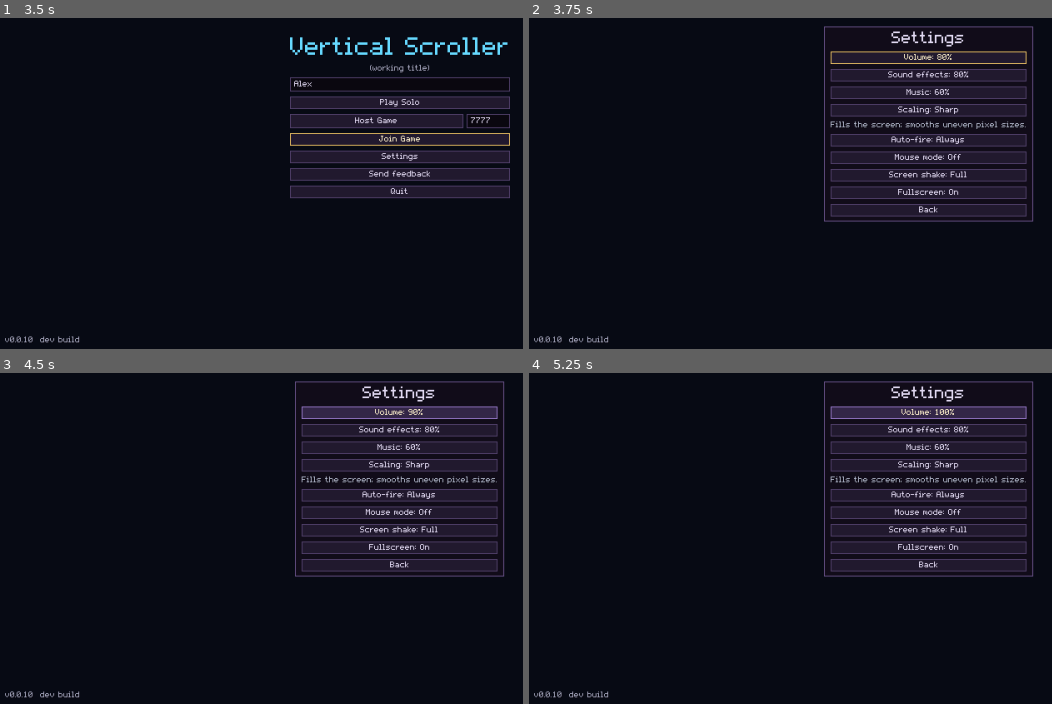
Above: before the commit, frames 1-4 (two rows, left to right).
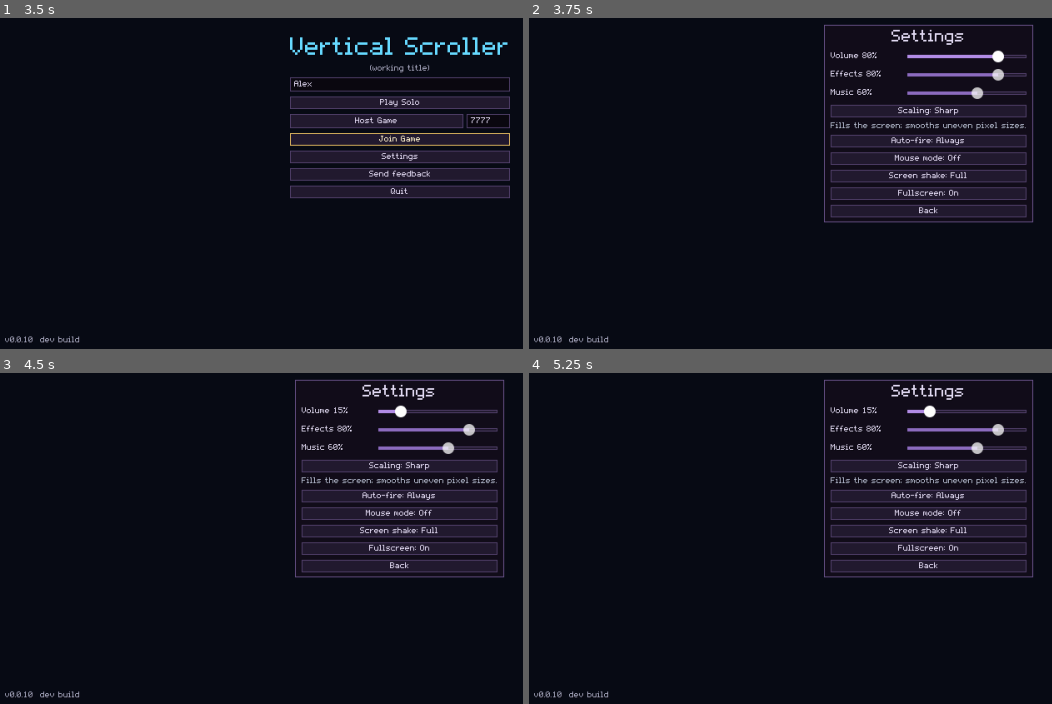
Above: after the commit, the same moments.

Repository: Tristan2828/vertical-scroller
Game: Godot game, scene res://src/main/main.tscn
Same seed, same stepped clock (60 frames per second), same inputs: the game is played once before the commit and once after it.
Inputs (mouse positions are in pixels of both pictures, inside the frame that each line leads up to):
- Up to frame 1 (3.5 s): click (397, 84) at 0.52 s; type "Alex" at 0.6 s; click "Join Game" at 1.25 s; click (381, 137) at 2.02 s; type "12" at 2.1 s; click "Back" at 2.75 s
- Up to frame 2 (3.75 s): click "Settings" at 3.5 s
- Up to frame 3 (4.5 s): click (397, 412) at 4.25 s, where only the run before the commit has a clickable "Volume: 80%"
- Up to frame 4 (5.25 s): click (926, 412) at 5 s, where only the run before the commit has a clickable "Volume: 90%"

Frame 1 is identical in both runs. In frame 2, 6.2% of the frame differs, in the area x 56-97%, y 2-62%; in frame 3, 6.8%; in frame 4, 6.8%.

Commit message:
Settings: volume sliders; settings buttons no longer leave fullscreen
- Settings.apply() only changes the window mode when fullscreen actually changes,
  so a maximized window stays maximized.
- Launch-flag overrides (--window, --scaling, --fire-mode, --mouse-mode) are kept
  aside by Settings.override() and never saved: test runs that closed the
  feedback screen wrote them into the player's settings file.
- Volume, Effects and Music are sliders (gamepad: left / right); Effects plays a
  sample while it moves.

Co-Authored-By: Claude Opus 5.5 <noreply@anthropic.com>

Diff:
--- a/src/autoload/settings.gd
+++ b/src/autoload/settings.gd
@@ -26,6 +26,10 @@
 ## The monitor the game opens on (-1 = not chosen yet: the widest landscape one).
 ## Remembered when the game closes, so moving the window there sticks.
 var screen: int = -1
+
+## Launch-flag overrides (--window, --scaling...) keep the saved value here, so
+## save() never writes a test run's override into the player's settings.
+var _kept: Dictionary[StringName, Variant] = {}
 
 
 func _enter_tree() -> void:
@@ -100,19 +104,30 @@
 	screen = int(config.get_value("video", "screen", screen))
 
 
-func save() -> void:
+func save(path: String = PATH) -> void:
 	var config := ConfigFile.new()
 	config.set_value("audio", "master_volume", master_volume)
 	config.set_value("audio", "sfx_volume", sfx_volume)
 	config.set_value("audio", "music_volume", music_volume)
-	config.set_value("video", "fullscreen", fullscreen)
-	config.set_value("video", "scaling_mode", scaling_mode)
-	config.set_value("controls", "fire_mode", fire_mode)
-	config.set_value("controls", "mouse_mode", mouse_mode)
+	config.set_value("video", "fullscreen", _saved(&"fullscreen"))
+	config.set_value("video", "scaling_mode", _saved(&"scaling_mode"))
+	config.set_value("controls", "fire_mode", _saved(&"fire_mode"))
+	config.set_value("controls", "mouse_mode", _saved(&"mouse_mode"))
 	config.set_value("video", "screen_shake", screen_shake)
 	config.set_value("player", "name", player_name)
 	config.set_value("video", "screen", screen)
-	config.save(PATH)
+	config.save(path)
+
+
+## For this run only (a launch flag): use `value`, but keep saving the old one.
+func override(setting: StringName, value: Variant) -> void:
+	if not _kept.has(setting):
+		_kept[setting] = get(setting)
+	set(setting, value)
+
+
+func _saved(setting: StringName) -> Variant:
+	return _kept.get(setting, get(setting))
 
 
 func shake_strength() -> float:
@@ -135,7 +150,9 @@
 	AudioServer.set_bus_volume_db(_bus(&"SFX"), linear_to_db(sfx_volume))
 	AudioServer.set_bus_volume_db(_bus(&"Music"), linear_to_db(music_volume))
 	if DisplayServer.get_name() != "headless":
-		var mode := DisplayServer.WINDOW_MODE_FULLSCREEN if fullscreen else DisplayServer.WINDOW_MODE_WINDOWED
-		if DisplayServer.window_get_mode() != mode:
-			DisplayServer.window_set_mode(mode)
+		# Only when it changes: a maximized window stays maximized.
+		var current := DisplayServer.window_get_mode()
+		var is_full := current == DisplayServer.WINDOW_MODE_FULLSCREEN or current == DisplayServer.WINDOW_MODE_EXCLUSIVE_FULLSCREEN
+		if fullscreen != is_full:
+			DisplayServer.window_set_mode(DisplayServer.WINDOW_MODE_FULLSCREEN if fullscreen else DisplayServer.WINDOW_MODE_WINDOWED)
 	changed.emit()
--- a/src/main/launch_options.gd
+++ b/src/main/launch_options.gd
@@ -110,10 +110,10 @@
 ## Puts the overrides into Settings (without saving them).
 static func apply_to_settings() -> void:
 	if window_size != Vector2i.ZERO:
-		Settings.fullscreen = false
+		Settings.override(&"fullscreen", false)
 	if scaling_mode >= 0:
-		Settings.scaling_mode = scaling_mode as ScreenFit.Mode
+		Settings.override(&"scaling_mode", scaling_mode as ScreenFit.Mode)
 	if fire_mode >= 0:
-		Settings.fire_mode = fire_mode as FireControl.Mode
+		Settings.override(&"fire_mode", fire_mode as FireControl.Mode)
 	if mouse_mode:
-		Settings.mouse_mode = true
+		Settings.override(&"mouse_mode", true)
--- a/src/ui/settings_panel.gd
+++ b/src/ui/settings_panel.gd
@@ -1,9 +1,9 @@
 class_name SettingsPanel
 extends PanelContainer
-## Volumes, scaling, auto-fire, mouse mode, screen shake and fullscreen. Each
-## button steps through its choices (easy with a gamepad; left / right step a
-## volume down or up). Changes apply immediately and are saved when the panel
-## closes.
+## Volume sliders, then scaling, auto-fire, mouse mode, screen shake and
+## fullscreen: each button steps through its choices (easy with a gamepad;
+## sliders move with left / right). Changes apply immediately and are saved
+## when the panel closes.
 
 signal closed
 
@@ -12,11 +12,12 @@
 	"Fills the screen; smooths uneven pixel sizes.",
 	"Whole-number zoom only; black borders.",
 ]
-const VOLUME_STEP: float = 0.1
-
-@onready var _master: Button = %MasterButton
-@onready var _sfx: Button = %SfxButton
-@onready var _music: Button = %MusicButton
+@onready var _master: HSlider = %MasterSlider
+@onready var _sfx: HSlider = %SfxSlider
+@onready var _music: HSlider = %MusicSlider
+@onready var _master_label: Label = %MasterLabel
+@onready var _sfx_label: Label = %SfxLabel
+@onready var _music_label: Label = %MusicLabel
 @onready var _scaling: Button = %ScalingButton
 @onready var _scaling_hint: Label = %ScalingHint
 @onready var _fire: Button = %FireButton
@@ -28,9 +29,9 @@
 
 func _ready() -> void:
 	hide()
-	_volume_button(_master, &"master_volume")
-	_volume_button(_sfx, &"sfx_volume")
-	_volume_button(_music, &"music_volume")
+	_volume_slider(_master, &"master_volume")
+	_volume_slider(_sfx, &"sfx_volume", &"scrap")
+	_volume_slider(_music, &"music_volume")
 	_shake.pressed.connect(func() -> void:
 		Settings.screen_shake = (Settings.screen_shake + 1) % Settings.SHAKE_NAMES.size()
 		_changed())
@@ -55,22 +56,14 @@
 	_master.grab_focus()
 
 
-## A volume button: press to go up (wrapping to 0 after 100%), left / right to step.
-func _volume_button(button: Button, setting: StringName) -> void:
-	button.pressed.connect(func() -> void:
-		var value: float = Settings.get(setting)
-		Settings.set(setting, 0.0 if value >= 1.0 - 0.001 else step_volume(value, 1))
-		_changed())
-	button.gui_input.connect(func(event: InputEvent) -> void:
-		if event.is_action_pressed("ui_left") or event.is_action_pressed("ui_right"):
-			Settings.set(setting, step_volume(Settings.get(setting), -1 if event.is_action_pressed("ui_left") else 1))
-			_changed()
-			button.accept_event())
-
-
-## One 10% step up or down, kept on whole steps and inside 0..1.
-static func step_volume(value: float, direction: int) -> float:
-	return clampf(snappedf(value + VOLUME_STEP * direction, VOLUME_STEP), 0.0, 1.0)
+## A volume slider (0..1). `preview`: a sound played while it moves, so you
+## hear the new level.
+func _volume_slider(slider: HSlider, setting: StringName, preview: StringName = &"") -> void:
+	slider.value_changed.connect(func(value: float) -> void:
+		Settings.set(setting, value)
+		_changed()
+		if not preview.is_empty():
+			Sfx.play(preview))
 
 
 func close() -> void:
@@ -85,9 +78,10 @@
 
 
 func _refresh() -> void:
-	_master.text = "Volume: %d%%" % roundi(Settings.master_volume * 100.0)
-	_sfx.text = "Sound effects: %d%%" % roundi(Settings.sfx_volume * 100.0)
-	_music.text = "Music: %d%%" % roundi(Settings.music_volume * 100.0)
+	for row: Array in [[_master, _master_label, "Volume", Settings.master_volume],
+			[_sfx, _sfx_label, "Effects", Settings.sfx_volume], [_music, _music_label, "Music", Settings.music_volume]]:
+		(row[0] as HSlider).set_value_no_signal(row[3])
+		(row[1] as Label).text = "%s %d%%" % [row[2], roundi(float(row[3]) * 100.0)]
 	_shake.text = "Screen shake: %s" % Settings.SHAKE_NAMES[Settings.screen_shake]
 	_scaling.text = "Scaling: %s" % SCALING_NAMES[Settings.scaling_mode]
 	_scaling_hint.text = SCALING_HINTS[Settings.scaling_mode]
--- a/src/ui/settings_panel.tscn
+++ b/src/ui/settings_panel.tscn
@@ -16,20 +16,59 @@
 text = "Settings"
 horizontal_alignment = 1
 
-[node name="MasterButton" type="Button" parent="Box"]
+[node name="MasterRow" type="HBoxContainer" parent="Box"]
+layout_mode = 2
+theme_override_constants/separation = 8
+
+[node name="MasterLabel" type="Label" parent="Box/MasterRow"]
 unique_name_in_owner = true
+custom_minimum_size = Vector2(84, 0)
 layout_mode = 2
 text = "Volume"
 
-[node name="SfxButton" type="Button" parent="Box"]
+[node name="MasterSlider" type="HSlider" parent="Box/MasterRow"]
 unique_name_in_owner = true
 layout_mode = 2
-text = "Sound effects"
+size_flags_horizontal = 3
+size_flags_vertical = 4
+max_value = 1.0
+step = 0.05
 
-[node name="MusicButton" type="Button" parent="Box"]
+[node name="SfxRow" type="HBoxContainer" parent="Box"]
+layout_mode = 2
+theme_override_constants/separation = 8
+
+[node name="SfxLabel" type="Label" parent="Box/SfxRow"]
+unique_name_in_owner = true
+custom_minimum_size = Vector2(84, 0)
+layout_mode = 2
+text = "Effects"
+
+[node name="SfxSlider" type="HSlider" parent="Box/SfxRow"]
 unique_name_in_owner = true
 layout_mode = 2
+size_flags_horizontal = 3
+size_flags_vertical = 4
+max_value = 1.0
+step = 0.05
+
+[node name="MusicRow" type="HBoxContainer" parent="Box"]
+layout_mode = 2
+theme_override_constants/separation = 8
+
+[node name="MusicLabel" type="Label" parent="Box/MusicRow"]
+unique_name_in_owner = true
+custom_minimum_size = Vector2(84, 0)
+layout_mode = 2
 text = "Music"
+
+[node name="MusicSlider" type="HSlider" parent="Box/MusicRow"]
+unique_name_in_owner = true
+layout_mode = 2
+size_flags_horizontal = 3
+size_flags_vertical = 4
+max_value = 1.0
+step = 0.05
 
 [node name="ScalingButton" type="Button" parent="Box"]
 unique_name_in_owner = true
--- a/tests/unit/test_audio.gd
+++ b/tests/unit/test_audio.gd
@@ -83,11 +83,31 @@
 	assert_true(true, "playing in a headless run is harmless")
 
 
-func test_volume_steps_stay_on_tens_and_in_range() -> void:
-	assert_almost_eq(SettingsPanel.step_volume(0.8, 1), 0.9, 0.0001)
-	assert_almost_eq(SettingsPanel.step_volume(0.75, 1), 0.9, 0.0001, "snaps to whole steps")
-	assert_eq(SettingsPanel.step_volume(1.0, 1), 1.0)
-	assert_eq(SettingsPanel.step_volume(0.0, -1), 0.0)
+## A test run's --window / --scaling must never end up in the player's settings file.
+func test_launch_overrides_are_not_saved() -> void:
+	var path := "user://test_settings_override.cfg"
+	var was_fullscreen := Settings.fullscreen
+	var was_kept: Dictionary[StringName, Variant] = Settings._kept.duplicate()
+	Settings._kept.clear()
+	Settings.fullscreen = true
+	Settings.override(&"fullscreen", false)
+	assert_false(Settings.fullscreen, "this run is windowed")
+	Settings.save(path)
+	var config := ConfigFile.new()
+	config.load(path)
+	assert_true(config.get_value("video", "fullscreen"), "the saved choice stays fullscreen")
+	DirAccess.remove_absolute(ProjectSettings.globalize_path(path))
+	Settings._kept = was_kept
+	Settings.fullscreen = was_fullscreen
+
+
+func test_settings_has_volume_sliders() -> void:
+	var panel := (load("res://src/ui/settings_panel.tscn") as PackedScene).instantiate() as SettingsPanel
+	add_child_autofree(panel)
+	for slider_name: String in ["MasterSlider", "SfxSlider", "MusicSlider"]:
+		var slider := panel.get_node("%" + slider_name) as HSlider
+		assert_not_null(slider, slider_name)
+		assert_eq(slider.max_value, 1.0)
 
 
 func test_screen_shake_fades_and_respects_the_setting() -> void:
